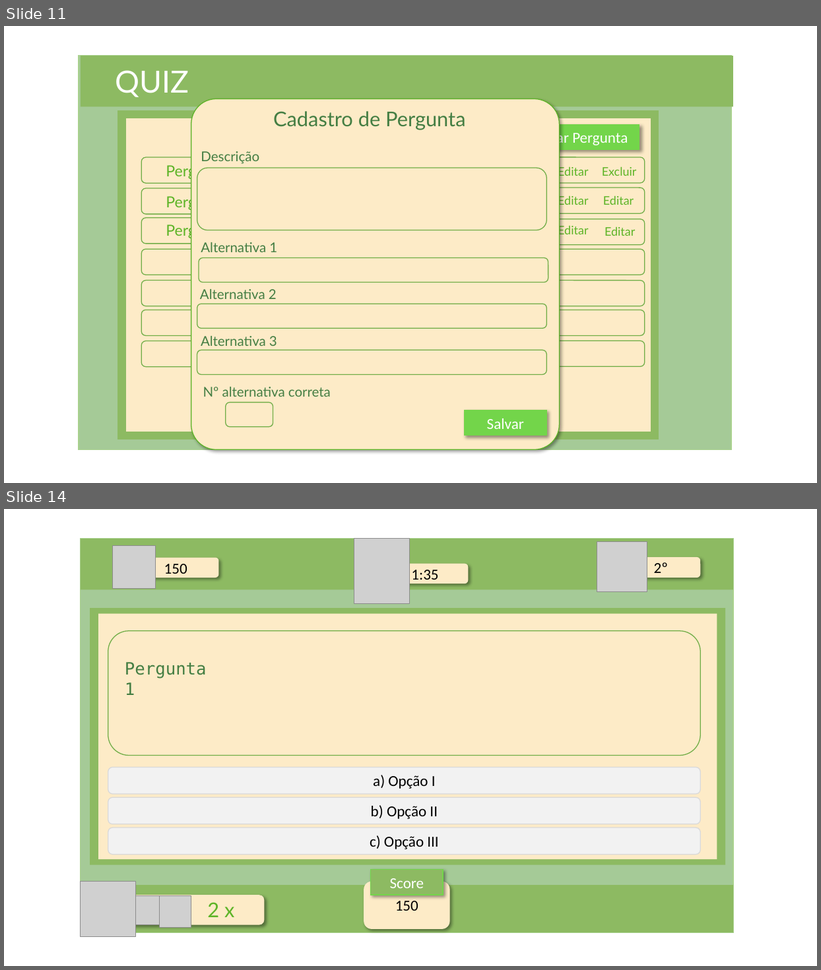
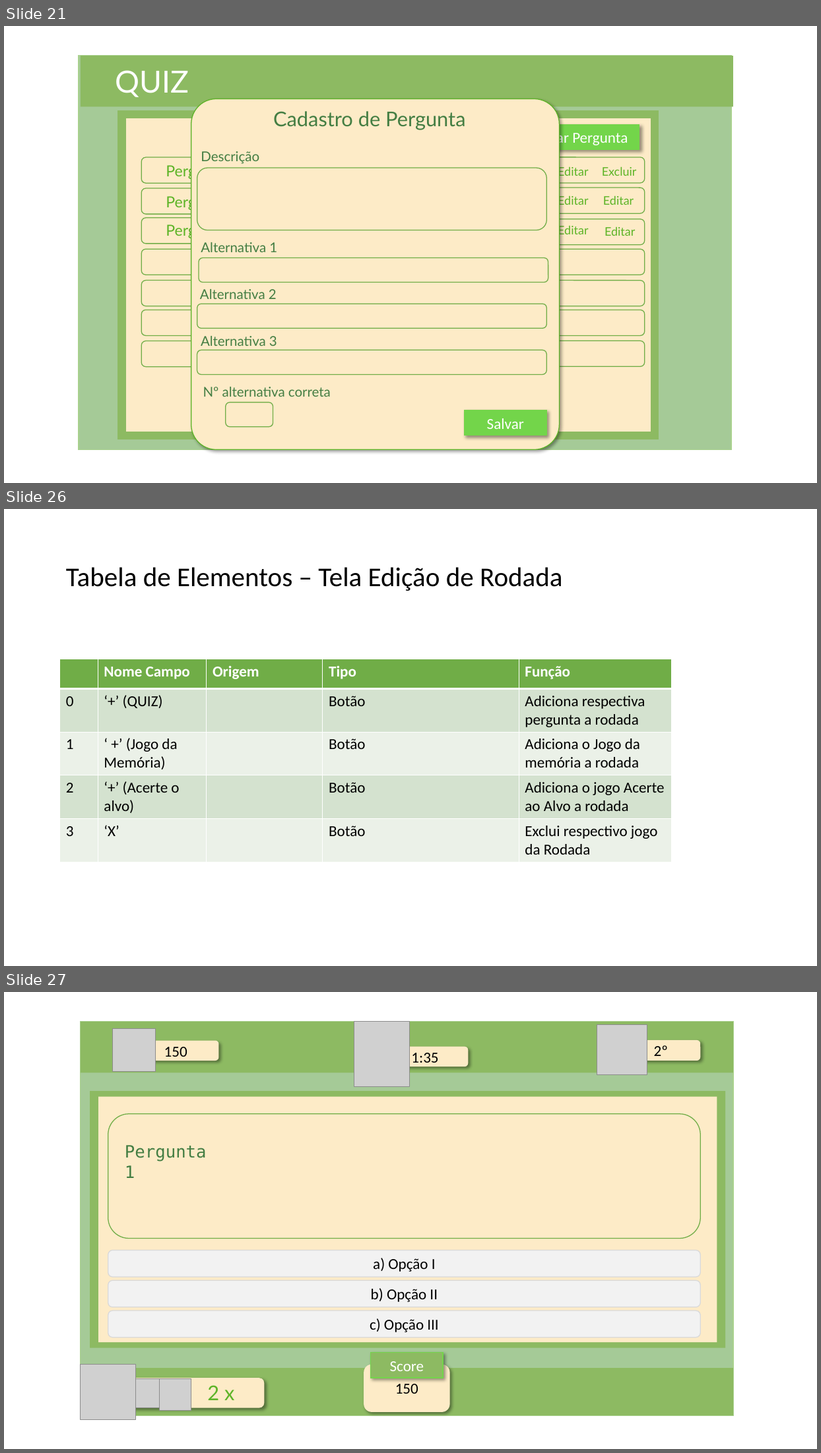
Before and after one commit to NathanReis/FTT-Recicla, a slide deck: DocumentacaoProjeto/Protótipo_Visual.pptx. Shown one above the other, each under a label of ours: slides 11 and 14 before the commit, slides 21, 26 and 27 after it; the slides between them are not shown. The pictures are 821x970 and 821x1453 pixels, drawn with LibreOffice and Linux fonts; fonts in the diff are those of the drawing; grey boxes stand for pictures. Boxes give left, top, right and bottom in pixels: in the first picture for what was removed or moved away, otherwise in the second. Text is boxed around its words. In the diff, an @@ line names an element or a change of style, - is before the commit and + after.

Commit message:
Adicionando a tela de acesso a tela do aluno e criando as tabela de elementos das telas

```diff
--- a/DocumentacaoProjeto/Protótipo_Visual.pptx
+++ b/DocumentacaoProjeto/Protótipo_Visual.pptx
@@ slide 26 added at box(4, 509, 817, 966), background #FFFFFF @@
@@ title added at box(66, 567, 563, 591), 32 pt, text #000000 @@
+Tabela de Elementos – Tela Edição de Rodada
@@ table added at box(60, 659, 672, 859), 5 rows, 5 columns @@
+ | Nome Campo | Origem | Tipo | Função
+0 | ‘+’ (QUIZ) |  | Botão | Adiciona respectiva pergunta a rodada
+1 | ‘ +’ (Jogo da Memória) |  | Botão | Adiciona o Jogo da memória a rodada
+2 | ‘+’ (Acerte o alvo) |  | Botão | Adiciona o jogo Acerte ao Alvo a rodada
+3 | ‘X’ |  | Botão | Exclui respectivo jogo da Rodada
@@ what was slide 11 is now slide 21 @@
@@ what was slide 14 is now slide 27 @@
```
Also in this commit, not shown: 3 slides changed, 18 other slides added, 1 other file.
